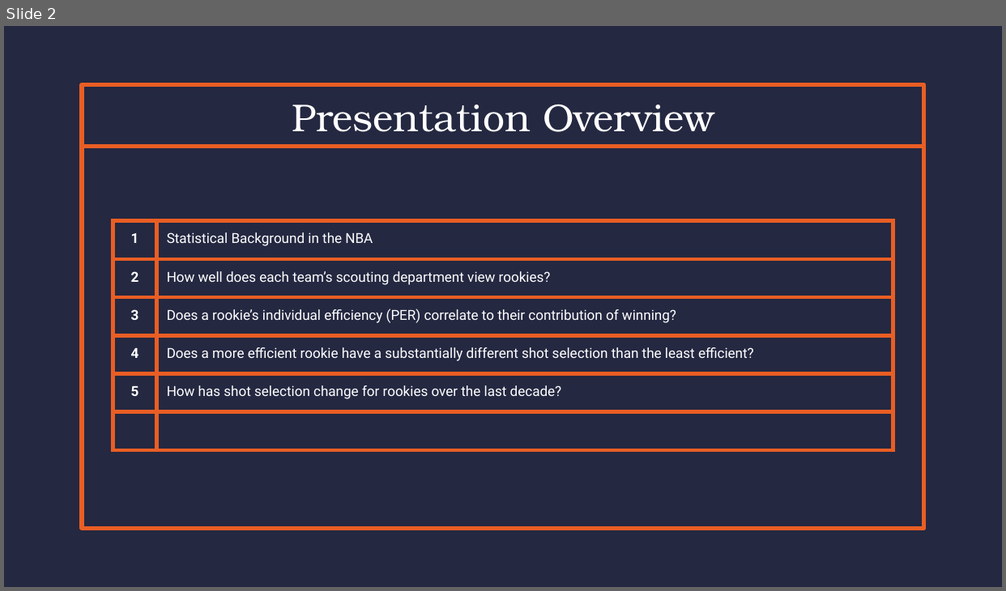
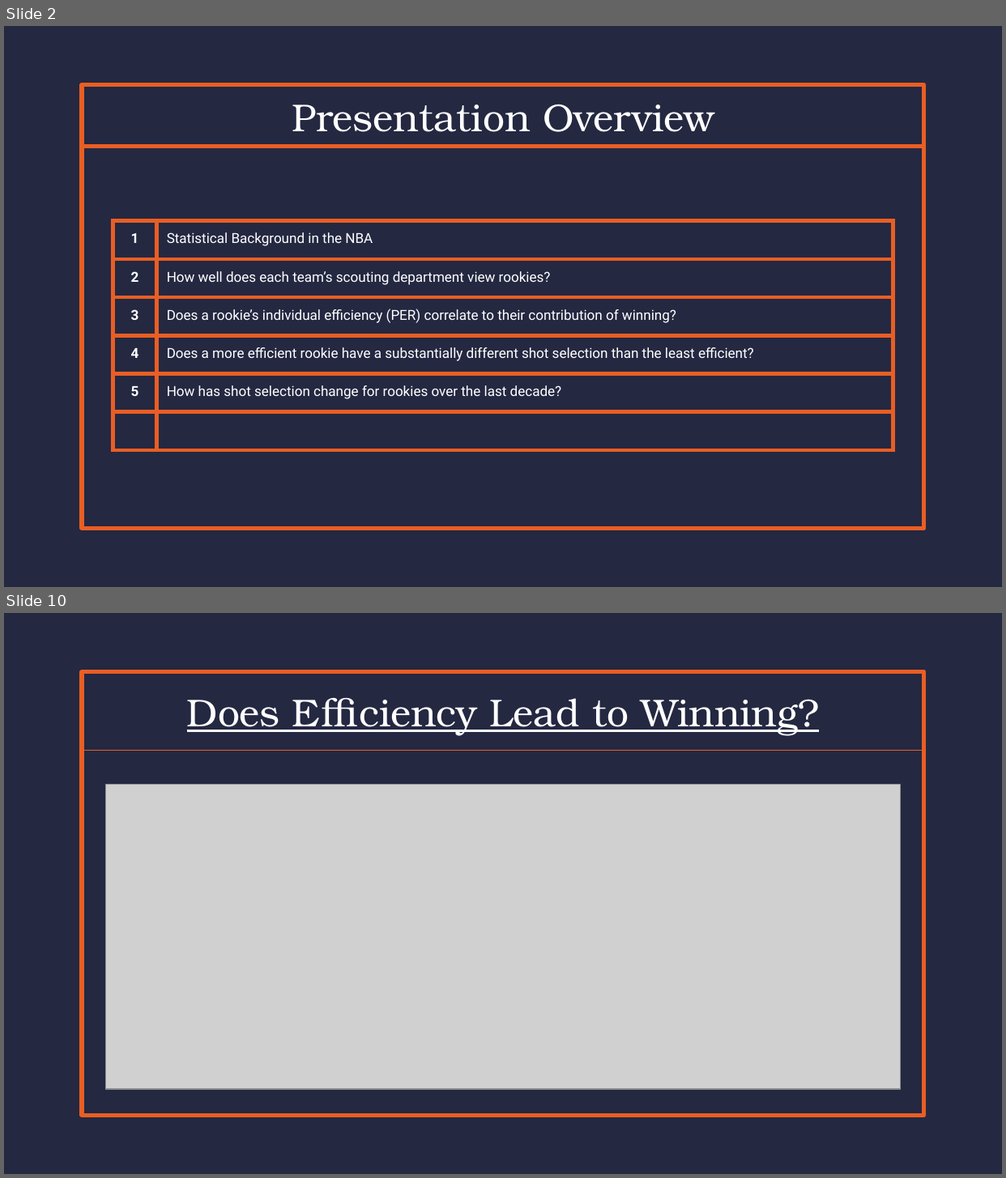
Before and after one commit to Zavello/capstone_DA12_NBA, a slide deck: CapStone Presentation.pptx. Shown one above the other, each under a label of ours: slide 2 before the commit, slides 2 and 10 after it; the slides between them are not shown. The pictures are 1006x591 and 1006x1178 pixels, drawn with LibreOffice and Linux fonts; fonts in the diff are those of the drawing; grey boxes stand for pictures. Boxes give left, top, right and bottom in pixels: in the first picture for what was removed or moved away, otherwise in the second. Text is boxed around its words. In the diff, an @@ line names an element or a change of style, - is before the commit and + after.

```diff
--- a/CapStone Presentation.pptx
+++ b/CapStone Presentation.pptx
@@ slide 10 added at <box>4,613,1002,1174</box>, background #242841; not listed: 1 template element that a slide beside it also shows @@
@@ rectangle added at <box>82,673,924,750</box>, outline #E95E24 0.75 pt, 28 pt, text #FFFFFF, underline @@
+Does Efficiency Lead to Winning?
@@ picture added at <box>106,784,900,1089</box> @@
```
Also in this commit, not shown: 7 other slides added, 2 slides removed, 5 other files.
